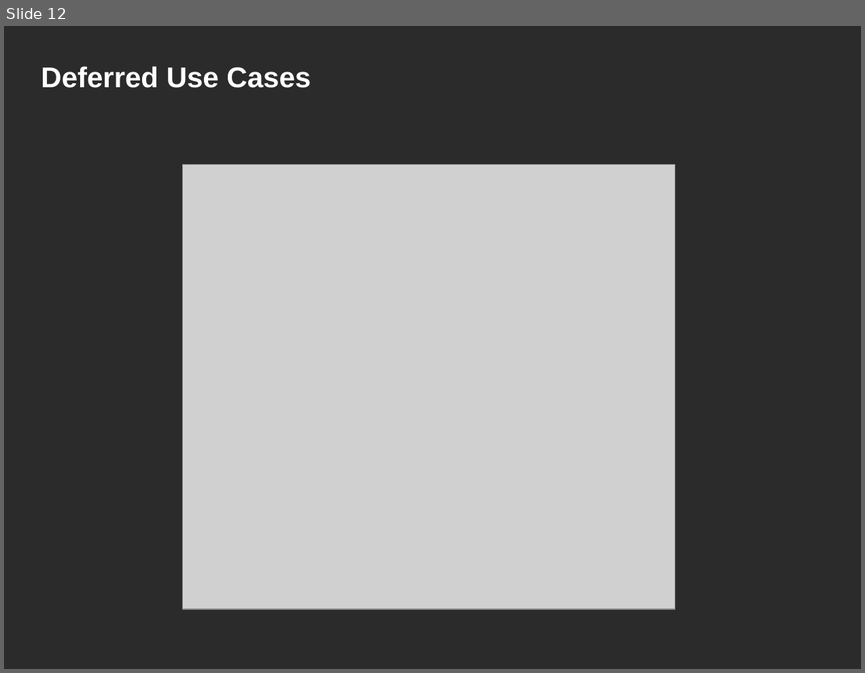
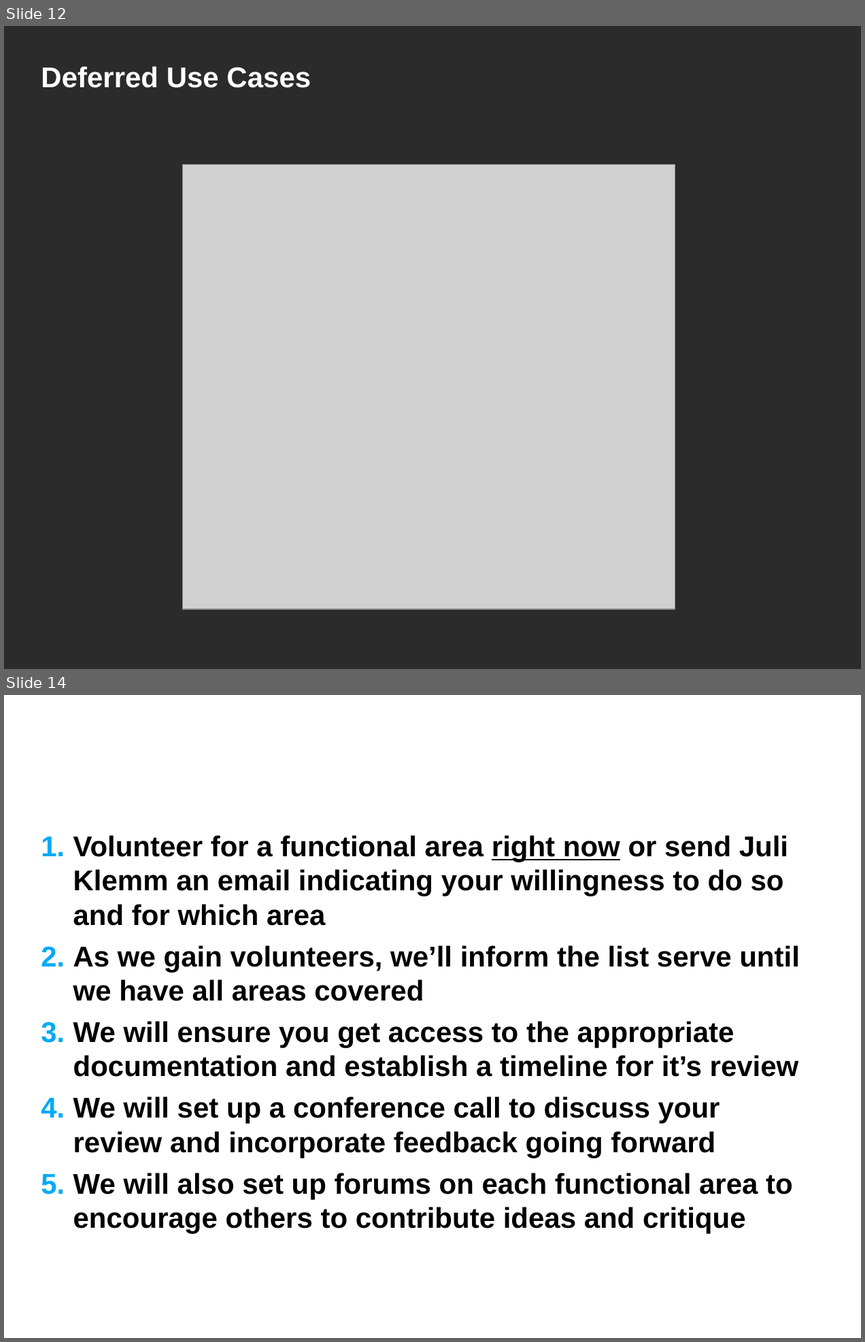
Before and after one commit to NCIP/caarray-docs, a slide deck: project_management/open_meetings/caArray User Community Meeting June 20.ppt. Shown one above the other, each under a label of ours: slide 12 before the commit, slides 12 and 14 after it; the slides between them are not shown. The pictures are 865x673 and 865x1342 pixels, drawn with LibreOffice and Linux fonts; fonts in the diff are those of the drawing; grey boxes stand for pictures; background and template pictures are left out; a plain dark background stands for a picture behind light text. Boxes give left, top, right and bottom in pixels: in the first picture for what was removed or moved away, otherwise in the second. Text is boxed around its words. In the diff, an @@ line names an element or a change of style, - is before the commit and + after.

Commit message:
updated with process for incorporating feedback

```diff
--- a/project_management/open_meetings/caArray User Community Meeting June 20.ppt
+++ b/project_management/open_meetings/caArray User Community Meeting June 20.ppt
@@ slide 14 added at (x1=4, y1=695, x2=861, y2=1338), background picture (left out) @@
@@ title added at (x1=33, y1=695, x2=675, y2=795), 24 pt, text #FFFFFF, bold @@
+Process for Refining Requirements
@@ text added at (x1=73, y1=835, x2=800, y2=1234), 24 pt, text #000000, bold @@
+1. Volunteer for a functional area right now or send Juli Klemm an email indicating your willingness to do so and for which area
+2. As we gain volunteers, we’ll inform the list serve until we have all areas covered
+3. We will ensure you get access to the appropriate documentation and establish a timeline for it’s review
+4. We will set up a conference call to discuss your review and incorporate feedback going forward
+5. We will also set up forums on each functional area to encourage others to contribute ideas and critique
```
Also in this commit, not shown: 2 slides changed.
